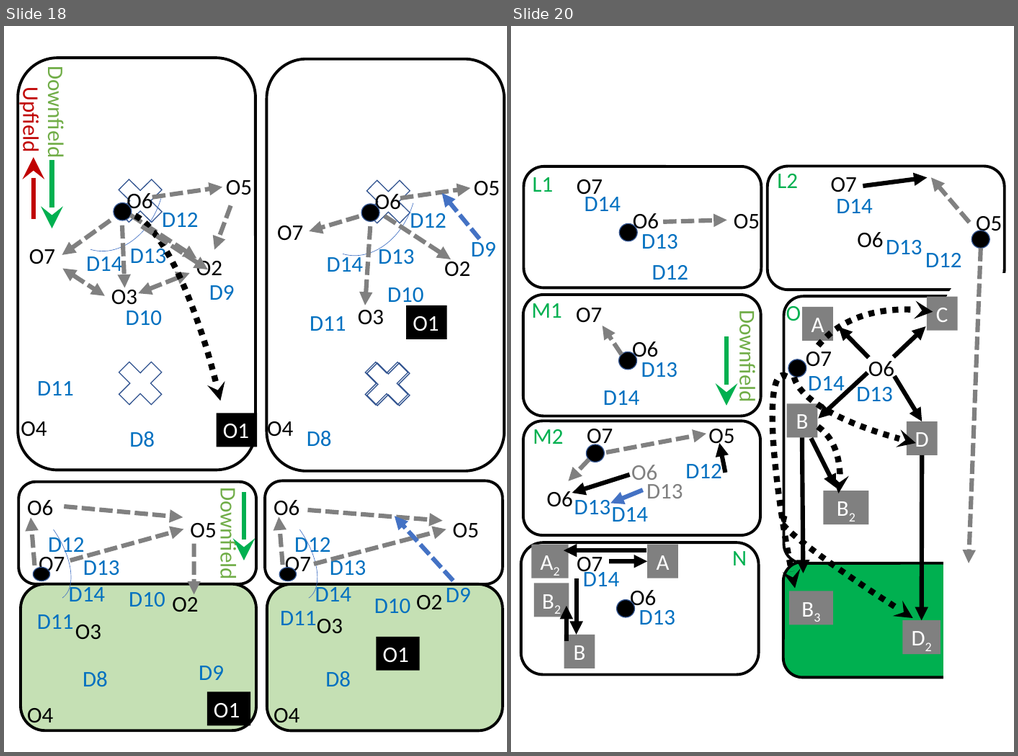
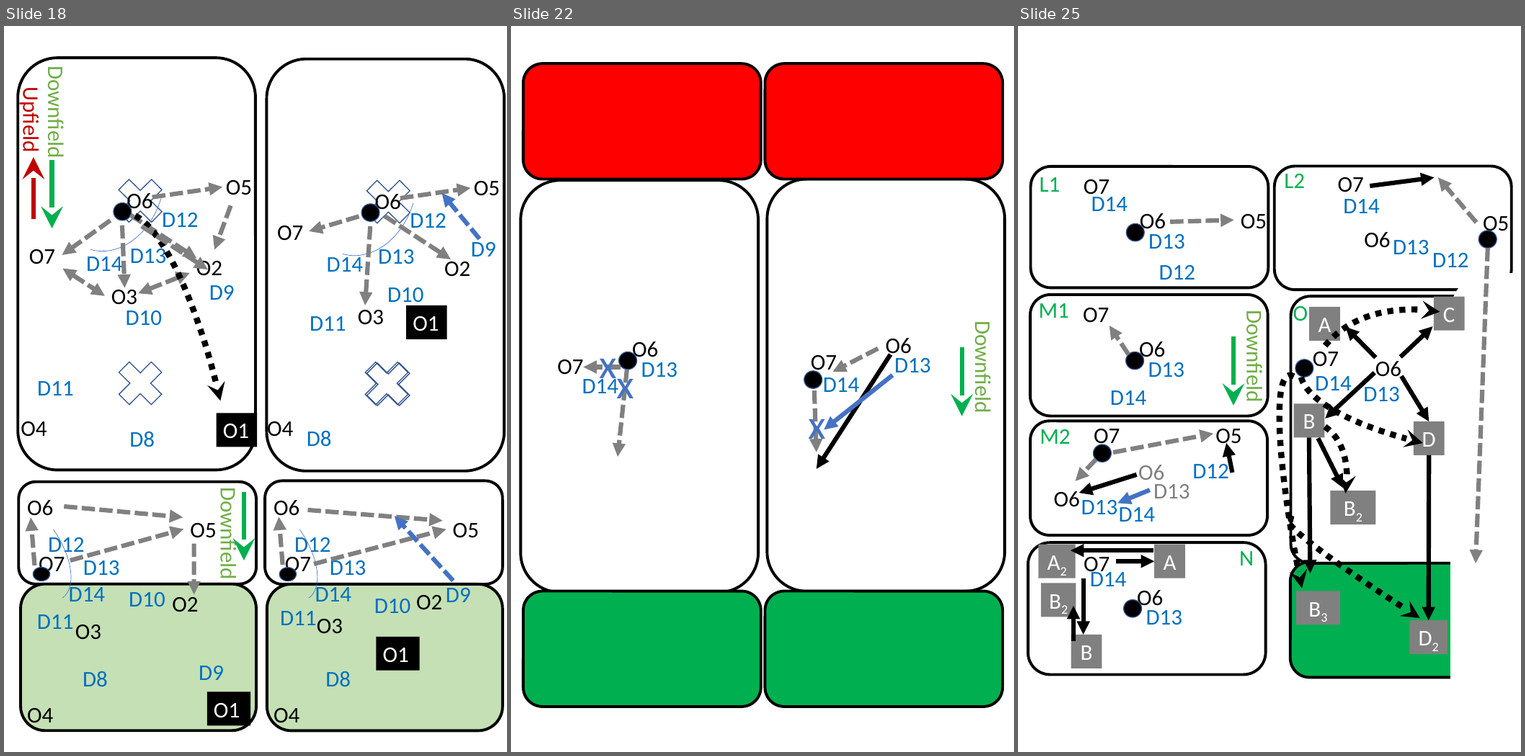
Before and after one commit to James-Reynolds/Ultimate-strategy-and-tactics, a slide deck: graphics/Graphics.pptx. Shown side by side, each under a label of ours: slides 18 and 20 before the commit, slides 18, 22 and 25 after it; the slides between them are not shown. The pictures are 1018x756 and 1525x756 pixels, drawn with LibreOffice and Linux fonts; fonts in the diff are those of the drawing. Boxes give left, top, right and bottom in pixels: in the first picture for what was removed or moved away, otherwise in the second. Text is boxed around its words. In the diff, an @@ line names an element or a change of style, - is before the commit and + after.

```diff
--- a/graphics/Graphics.pptx
+++ b/graphics/Graphics.pptx
@@ slide 22 added at (x1=511, y1=26, x2=1014, y2=752), background #FFFFFF @@
@@ rounded rectangle added at (x1=523, y1=63, x2=760, y2=179), fill #FF0000, outline #000000 3 pt @@
@@ rounded rectangle added at (x1=765, y1=63, x2=1002, y2=179), fill #FF0000, outline #000000 3 pt @@
@@ rounded rectangle added at (x1=520, y1=180, x2=757, y2=592), fill #FFFFFF, outline #000000 3 pt @@
@@ rounded rectangle added at (x1=767, y1=179, x2=1004, y2=591), fill #FFFFFF, outline #000000 3 pt @@
@@ text added at (x1=632, y1=341, x2=658, y2=362), 24 pt, text #000000 @@
+O6
@@ arrow added from (877, 349) to (833, 372), #808080 4.75 pt dashed @@
@@ text added at (x1=885, y1=338, x2=911, y2=359), 24 pt, text #000000 @@
+O6
@@ arrow added from (961, 348) to (961, 416), #00B050 4.75 pt @@
@@ text added at (x1=969, y1=329, x2=996, y2=410), 24 pt, text #70AD47 @@
+Downfield
@@ text added at (x1=557, y1=359, x2=583, y2=374), 24 pt, text #000000 @@
+O7
@@ arrow added from (620, 367) to (584, 367), #808080 4.75 pt dashed @@
@@ text added at (x1=599, y1=359, x2=617, y2=387), 44 pt, text #4472C4 @@
+x
@@ text added at (x1=617, y1=364, x2=635, y2=408), 44 pt, text #4472C4 @@
+x
@@ arrow added from (627, 369) to (618, 457), #808080 4.75 pt dashed @@
@@ ellipse added at (x1=619, y1=351, x2=637, y2=369), fill #000000, outline #325491 1 pt @@
@@ text added at (x1=641, y1=362, x2=677, y2=377), 24 pt, text #0070C0 @@
+D13
@@ ellipse added at (x1=804, y1=371, x2=822, y2=388), fill #000000, outline #325491 1 pt @@
@@ text added at (x1=811, y1=355, x2=836, y2=375), 24 pt, text #000000 @@
+O7
@@ arrow added from (890, 354) to (816, 469), #000000 4.75 pt @@
@@ text added at (x1=894, y1=358, x2=930, y2=373), 24 pt, text #0070C0 @@
+D13
@@ text added at (x1=582, y1=374, x2=618, y2=398), 24 pt, text #0070C0 @@
+D14
@@ arrow added from (814, 390) to (816, 452), #808080 4.75 pt dashed @@
@@ text added at (x1=823, y1=377, x2=859, y2=392), 24 pt, text #0070C0 @@
+D14
@@ arrow added from (893, 375) to (824, 429), #4472C4 4.75 pt @@
@@ text added at (x1=808, y1=408, x2=826, y2=449), 44 pt, text #4472C4 @@
+x
@@ rounded rectangle added at (x1=523, y1=591, x2=760, y2=706), fill #00B050, outline #000000 3 pt @@
@@ rounded rectangle added at (x1=765, y1=591, x2=1002, y2=706), fill #00B050, outline #000000 3 pt @@
@@ what was slide 20 is now slide 25 @@
```
Also in this commit, not shown: 1 slide changed, 6 other slides added, 8 other files.
